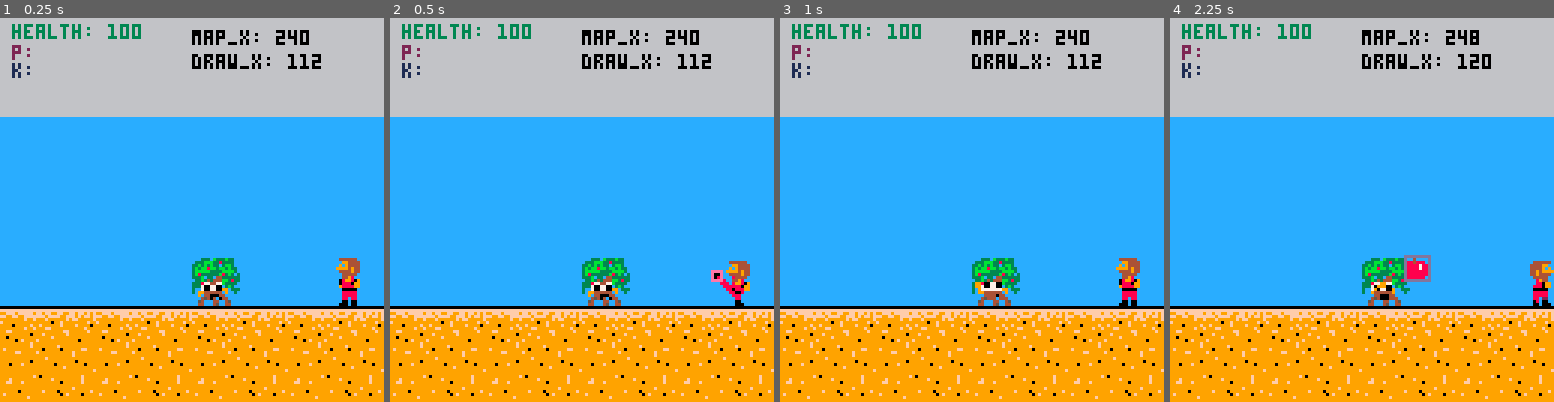
Above: before the commit, frames 1-4 (left to right).
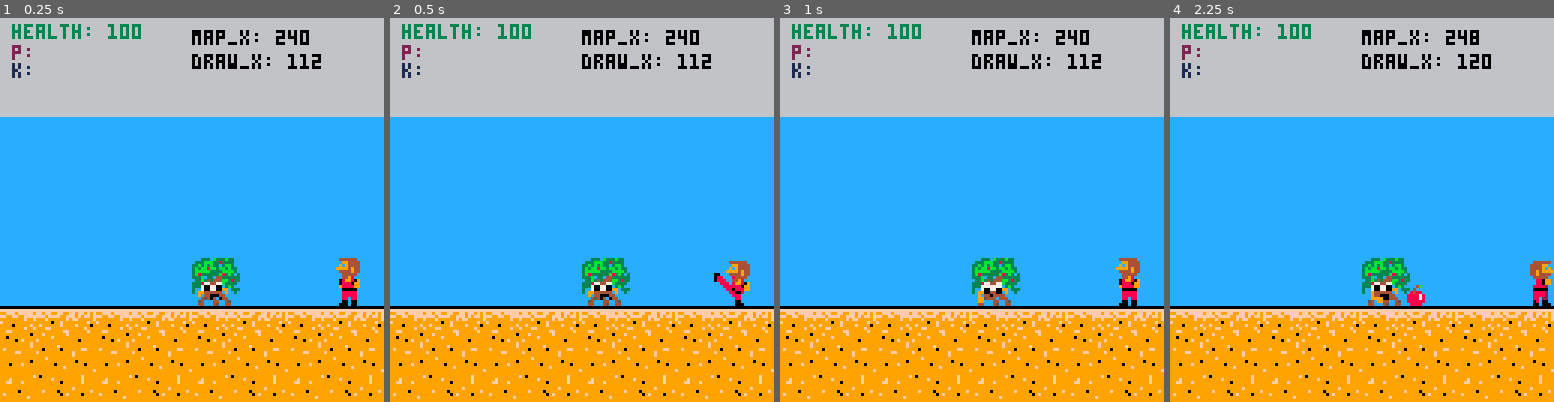
Above: after the commit, the same moments.

Repository: radicalslice/kfu-01
Game: PICO-8 cartridge main.p8
The game is run twice, just before and just after one commit, with the same random seed, the same clock (stepped at 60 frames per second) and the same inputs.
Inputs:
- Up to frame 1 (0.25 s): no input
- Up to frame 2 (0.5 s): tap X (X key) at 0.33 s
- Up to frame 3 (1 s): tap O (Z key) at 0.7 s
- Up to frame 4 (2.25 s): tap X (X key) at 1.07, 1.85 s; hold Right 1.6-2.1 s; tap O (Z key) at 1.7, 2.1 s

Frame 1 is identical in both runs. In frame 2, less than 0.1% of the frame differs, in the area x 83-87%, y 65-69%; in frame 3, 0.2%; in frame 4, 0.8%, in the area x 52-100%, y 61-75%.

Commit message:
Add full boss AI

Diff:
--- a/baddie.lua
+++ b/baddie.lua
@@ -72,12 +72,16 @@
     local bx0,by0,bx1,by1 = bm.boss:getBB()
     if collides(px0,py0,px1,py1,bx0,by0,bx1,by1) then
       -- change boss state, that should trigger the boss to walk backwards
-      bm.boss.state = "walk"
-      bm.boss.state_t = 1
-      bm.boss.frames_current = bm.boss.frames_walk
-      bm.boss.frame_index = 1
-      bm.boss.since_last_state = 0
-      bm.boss.vx = (bm.boss.direction == 0) and 1 or -1
+      local should_back_up = rnd()
+      local dist_to_edge = abs(bm.boss.x - (bm.boss.direction == 0 and 112 or 0))
+      if should_back_up > 0.92 and dist_to_edge >= 16 then
+        bm.boss.state = "walk"
+        bm.boss.state_t = 0.5
+        bm.boss.frames_current = bm.boss.frames_walk
+        bm.boss.frame_index = 1
+        bm.boss.since_last_state = 0
+        bm.boss.vx = (bm.boss.direction == 0) and 1 or -1
+      end
     end
   end,
   player_projectile_collision = function(bm,px0,py0,px1,py1)
@@ -273,12 +277,12 @@
   return baddie
 end
 
-function new_projectile(direction, start_x)
+function new_projectile(direction, start_x, start_y)
   local projectile = {
     direction = direction,
     x = start_x,
     vx = direction == 0 and -1.8 or 1.8,
-    y = 79,
+    y = start_y,
     state_t = 1,
     since_last_state = 0,
     frames_default = {97,98,99,100},
@@ -309,11 +313,11 @@
       spr(p.frames_current[p.frame_index],face_left and p.x or p.x,p.y,1,1,(face_left and true or false),false)
       -- draw bounding box
       local x0, y0, x1, y1 = p:getBB()
-      rect(x0, y0, x1, y1,13)
+      -- rect(x0, y0, x1, y1,13)
       pal()
     end,
     getBB = function(p)
-      return p.x,p.y,p.x+8,p.y+8
+      return p.x+2,p.y+2,p.x+6,p.y+6
     end,
     update_default = function(p, dt)
       p.since_last_state += dt
@@ -360,6 +364,10 @@
         b:update_upantic(dt)
       elseif b.state == "upthrow" then
         b:update_upthrow(dt)
+      elseif b.state == "downantic" then
+        b:update_downantic(dt)
+      elseif b.state == "downthrow" then
+        b:update_downthrow(dt)
       end
 
       -- do nothing!
@@ -391,10 +399,19 @@
     update_wait = function(b, dt)
       b.since_last_state += dt
       if b.since_last_state > b.state_t then
-        b.state = "upantic"
-        b.since_last_state = 0
-        b.frames_current = b.frames_upantic
-        b.frame_index = 1
+        local chance_to_throw = rnd()
+        if chance_to_throw > 0.3 then
+          local up_or_down = rnd()
+          if up_or_down > 0.5 then
+            b.state = "upantic"
+            b.frames_current = b.frames_upantic
+          else
+            b.state = "downantic"
+            b.frames_current = b.frames_downantic
+          end
+          b.since_last_state = 0
+          b.frame_index = 1
+        end
       end
     end,
     update_upantic = function(b, dt)
@@ -404,7 +421,7 @@
         b.since_last_state = 0
         b.frames_current = b.frames_upthrow
         b.frame_index = 1
-        add(bmgr.projectiles, new_projectile(b.direction, b.x))
+        add(bmgr.projectiles, new_projectile(b.direction, b.x, 82))
       end
     end,
     update_upthrow = function(b, dt)
@@ -416,6 +433,25 @@
         b.frame_index = 1
       end
     end,
+    update_downantic = function(b, dt)
+      b.since_last_state += dt
+      if b.since_last_state > b.state_t then
+        b.state = "downthrow"
+        b.since_last_state = 0
+        b.frames_current = b.frames_downthrow
+        b.frame_index = 1
+        add(bmgr.projectiles, new_projectile(b.direction, b.x, 88))
+      end
+    end,
+    update_downthrow = function(b, dt)
+      b.since_last_state += dt
+      if b.since_last_state > 1 then
+        b.state = "wait"
+        b.since_last_state = 0
+        b.frames_current = b.frames_wait
+        b.frame_index = 1
+      end
+    end,
     update_walk = function(b, dt)
       b.since_last_state += dt
       b.x += b.vx
--- a/main.p8
+++ b/main.p8
@@ -191,13 +191,13 @@
 0000000099994944f9c94444f9c9444499994944fffffffffffffffffffffffff9c94444f9c94444f9c94444f9c94444fffffffff444444ff444444fffffffff
 00000000f44449449999494499994944f4444944ffffffffffffffffffff00ff99994944999949449999494499994944ffffffffff99088fff44488fffffffff
 00000000ff44444ff4444944f4444944ff44444fffffffff00ffffffffff088ff4444944f4444944f4444944f4444944ffffffffff99088fff00099fffffffff
-00000000ff4498ffff44444fff44444fff4498ffffffffff088fffffffff088fff84444fff44444fff84444fff44444fffffffffff02880f0022899fffffffff
-00000000f0899809ff4498ffff4498ffff89808fffffffff0888fffffffff88fff4498ffff4498ffff4498ffff4498fffffffffff002880000228800ffffffff
-00000000f0888099ff808889ff88880fff88098f99ffffffff888ffff8ffffff808888fff99088ffff8998098f8998094444444f4444444f4444444fffffffff
-00000000f9888899f9990889f9888999ff88998f99fffffffff888fff8ffffff8088888ff990888f8088809980888099f9c94444f9c94444f9c94444ffffffff
-00000000ff00000ff990000ff9000009ff00990fffffffffffff88ff00ffffffff00000fff00000f8808889988088899994449449944494499444944ffffffff
-00000000ff88888fff88882fff88888fff88888fffffffffffffffff00ffffffff28888fff88888ff88008ff888008fff444444ff444444ff484444fffffffff
-00000000ff88888ff8888822f2888888ff88888fffffffffffffffff00fffffff2288888ff88888fff888fffff888fffff44998f8088888fff44488fffffffff
+00000000ff4498ffff44444fff44444fff4498ffffffffff088fffffffff088fff44444fff44444fff84444fff44444fffffffffff02880f0022899fffffffff
+00000000f0899809ff4498ffff4498ffff89808fffffffff0888fffffffff88f808888fff99088ffff4498ffff4498fffffffffff002880000228800ffffffff
+00000000f0888099ff808889ff88880fff88098f99ffffffff888fff08ffffff808888fff99088ffff8998098f8998094444444f4444444f4444444fffffffff
+00000000f9888899f9990889f9888999ff88998f99fffffffff888ff08ffffffff22888fff28888f8088809980888099f9c94444f9c94444f9c94444ffffffff
+00000000ff00000ff990000ff9000009ff00990fffffffffffff88ffffffffffff00000fff00000f8808889988088899994449449944494499444944ffffffff
+00000000ff88888fff88882fff88888fff88888fffffffffffffffffffffffffff28888fff28888ff88008fff88008fff444444ff444444ff484444fffffffff
+00000000ff88888ff8888822f2888888ff88888ffffffffffffffffffffffffff2288888ff28888fff888fffff888fffff44998f8088888fff44488fffffffff
 00000000ff88f88f888fff22222fff88fff8022fffffffffffffffffffffffff222fff00ff22f88ffff88ffffff88ffff980999f8088888fff000099ffffffff
 00000000ff00f00f088fff00022fff00fff0000fffffffffffffffffffffffff200fff00ff00f80ffff00ffffff00fffff02880fff02880f28888899ffffffff
 00000000f000f00f000fff00000fff00fff00f0fffffffffffffffffffffffff000ffff0f000f00ffff000fffff000fff0028800f002880022888800ffffffff
@@ -233,14 +233,14 @@
 00000000ff4444ffff4444ffff4444ffff4444ffffa3aafffff33ffffff33ffffff33ffffff45404f044ffffff44540ff044fffffff45444f444ffffffffffff
 00000000ff4f444fff44f44fff4f444fff44f44ff4333ffff43f34fffff434ffff4333ffff54fff44ff45ffff54ff44fff45ffffff54fff44ff45fffffffffff
 00000000f4ff4f44ff4f4f4ff4ff4f44ff4f4f4ff4fff44ff4fff44ffff4f4ffff4ff44fff44fff45ff44ffff44ff54fff44ffffff44fff45ff44fffffffffff
-00000000ffff4bfff8888ffff888888ffff8888f00000000000000000000000000000000fff333fb333b33fffff333fb333b33fffff333fb333b33ffffffffff
-00000000fff4ffff888888ff88888888ff88888800000000000000000000000000000000f333bbb3383333fff333bbb3383333fff333bbb3383333ffffffffff
-00000000f884888f888888ff88888888ff8888880000000000000000000000000000000033b3b3b33f3bb3ff33b3b3b33f3bb3ff33b3b3b33f3bb3ffffffffff
-00000000888887888888844f88888788f4488888000000000000000000000000000000003b3bb8bb3bb3b33f3b3bb8bb3bb3b33f3b3bb8bb3bb3b33fffffffff
-0000000088888788888888f4888887884f888888000000000000000000000000000000003bbbbb3333bbbb3f3bbbbb3333bbbb3f3bbbbb3333bbbb3fffffffff
-0000000088888888888888fbf884888fbf888888000000000000000000000000000000003b8333333b83b3f33b8333333b83b3f33b8333333b83b3f3ffffffff
-0000000088888888888778fffff4ffffff87788800000000000000000000000000000000333bf33f44333333333bf33f44333333333bf33f44333333ffffffff
-00000000f888888ff8888fffffff4bfffff8888f00000000000000000000000000000000f33b343444bb3833f33b343444bb3833f33b343444bb3833ffffffff
+00000000ffffffffffffffffff8888ffffffffff00000000000000000000000000000000fff333fb333b33fffff333fb333b33fffff333fb333b33ffffffffff
+00000000ffff4bffff888ffff888888ffff888ff00000000000000000000000000000000f333bbb3383333fff333bbb3383333fff333bbb3383333ffffffffff
+00000000fff4fffff88888fff888878fff88888f0000000000000000000000000000000033b3b3b33f3bb3ff33b3b3b33f3bb3ff33b3b3b33f3bb3ffffffffff
+00000000ff8488fff888844ff888878ff448888f000000000000000000000000000000003b3bb8bb3bb3b33f3b3bb8bb3bb3b33f3b3bb8bb3bb3b33fffffffff
+00000000f888878ff88888f4ff8488ff4f88888f000000000000000000000000000000003bbbbb3333bbbb3f3bbbbb3333bbbb3f3bbbbb3333bbbb3fffffffff
+00000000f888878ff88778fbfff4ffffbf87788f000000000000000000000000000000003b8333333b83b3f33b8333333b83b3f33b8333333b83b3f3ffffffff
+00000000f888888fff888fffffff4bfffff888ff00000000000000000000000000000000333bf33f44333333333bf33f44333333333bf33f44333333ffffffff
+00000000ff8888ffffffffffffffffffffffffff00000000000000000000000000000000f33b343444bb3833f33b343444bb3833f33b343444bb3833ffffffff
 0000000000000000ffffffff0000000000000000000000000000000000000000000000003338779977b3333f3338774477b3333f3338774477b3333fffffffff
 0000000000000000ffffffff0000000000000000000000000000000000000000000000003337099900f3b3ff3337777777f3b3ff3337007700f3b3ffffffffff
 0000000000000000ffffffff0000000000000000000000000000000000000000000000003ff79077009ff3333ff700770099f3333ff700770099f333ffffffff
--- a/player.lua
+++ b/player.lua
@@ -150,7 +150,7 @@
 
     -- Draw the attack-y bits
     if p.state == "punch" then
-      spr(21, face_right and p.draw_x + 8 or p.draw_x - 2, p.draw_y + 8)
+      spr(21, face_right and p.draw_x + 8 or p.draw_x - 2, p.draw_y + 7)
     elseif p.state == "kantic" then
       spr(23,face_right and p.draw_x + 2 or p.draw_x - 2,p.draw_y + 8,1,1,face_right and true or false)
     elseif p.state == "kick" then
@@ -164,7 +164,7 @@
     -- Draw fist / leg collision
     local checkme,x2,y2,x3,y3 = p:getAtkBB()
     if checkme then
-      rect(x2, y2, x3, y3,14)
+      -- rect(x2, y2, x3, y3,14)
       -- last_extent = face_right and x3 or x2
     end
     pal()
